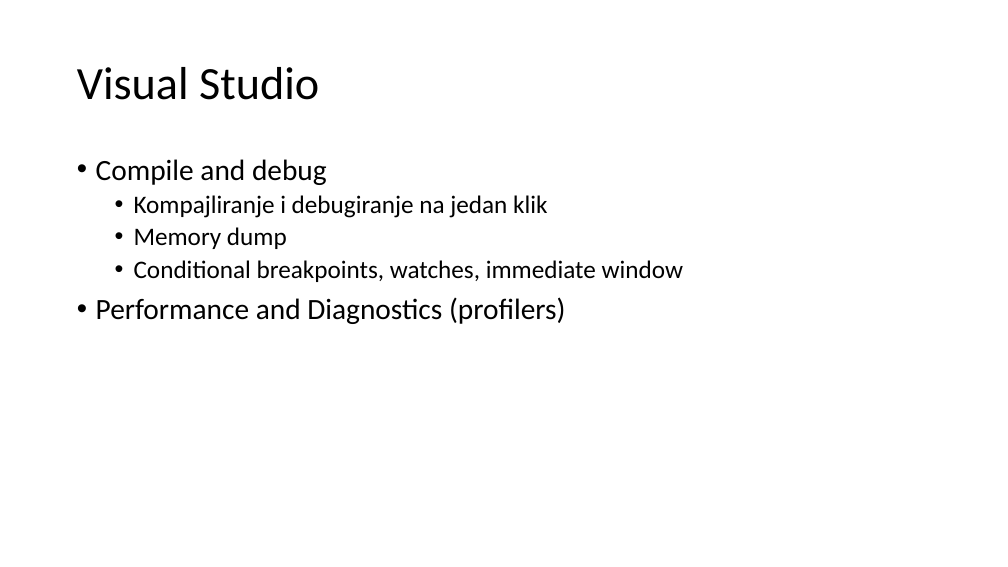
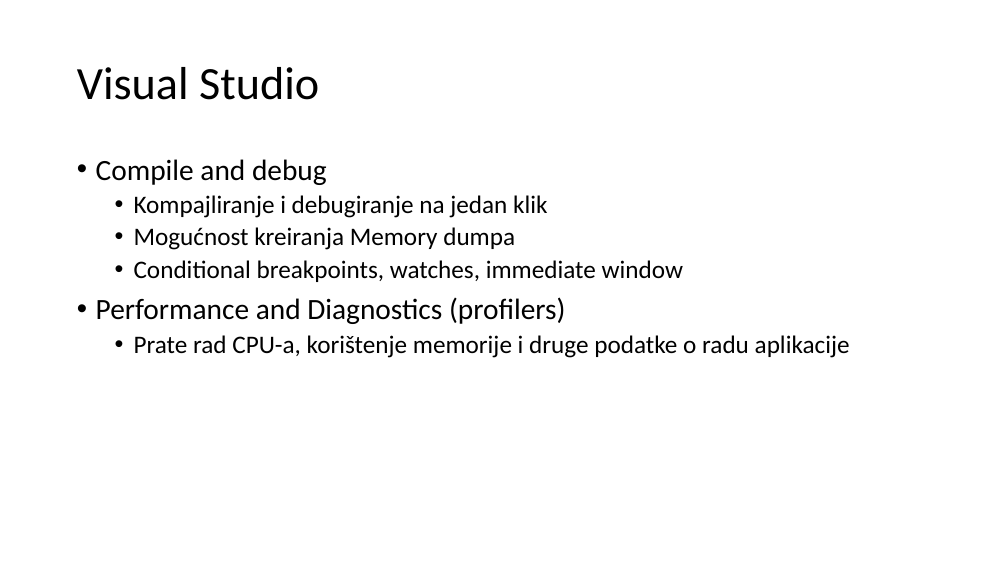
Before and after one commit to mmssniper/angular-workshop, a slide deck: slide 12 of prezentacije/1-3 Alati u razvoju.pptx (slide 8 before the commit). Drawn at 1008x567 pixels with LibreOffice and Linux fonts; fonts in the diff are those of the drawing. Boxes give left, top, right and bottom in pixels: in the first picture for what was removed or moved away, otherwise in the second. Text is boxed around its words. In the diff, an @@ line names an element or a change of style, - is before the commit and + after.

```diff
--- a/prezentacije/1-3 Alati u razvoju.pptx
+++ b/prezentacije/1-3 Alati u razvoju.pptx
@@ text at box(134, 227, 515, 250): text changed @@
-  • Memory dump
+  • Mogućnost kreiranja Memory dumpa
@@ text at box(134, 335, 850, 358): paragraph added @@
+  • Prate rad CPU-a, korištenje memorije i druge podatke o radu aplikacije
```
Also in this commit, not shown: 8 other slides changed, 6 slides added, 2 slides removed.
